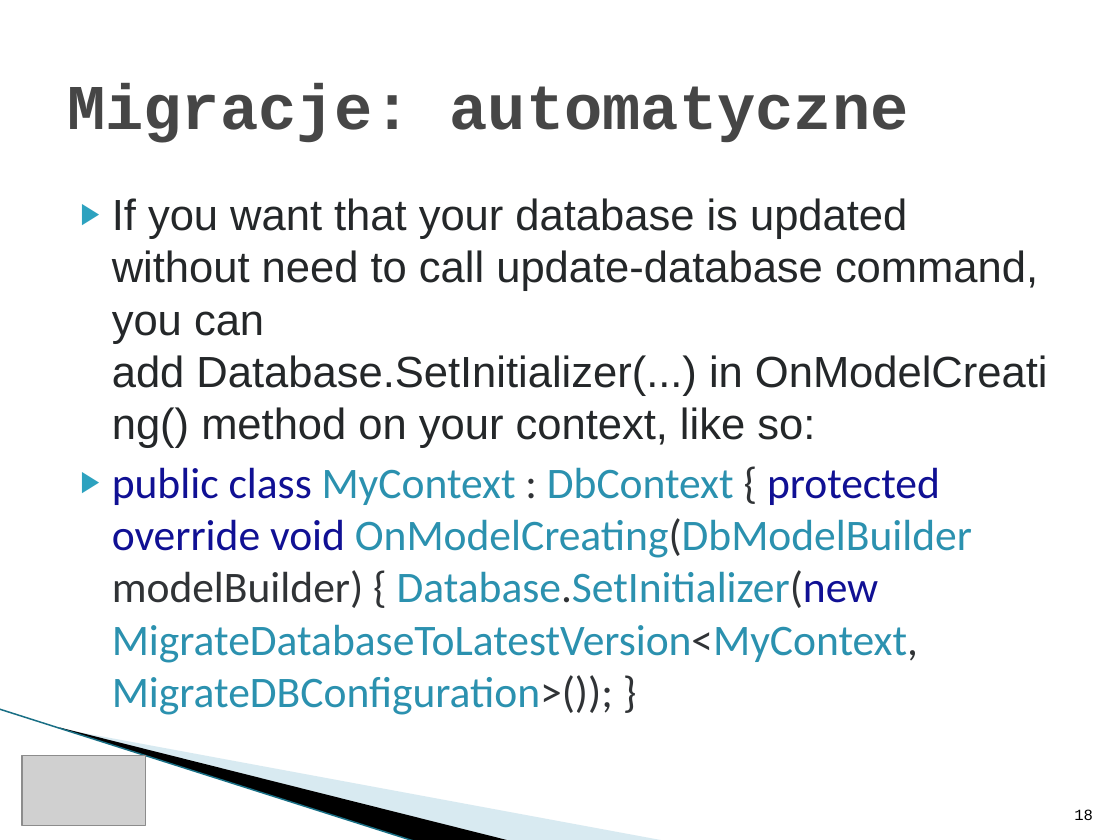
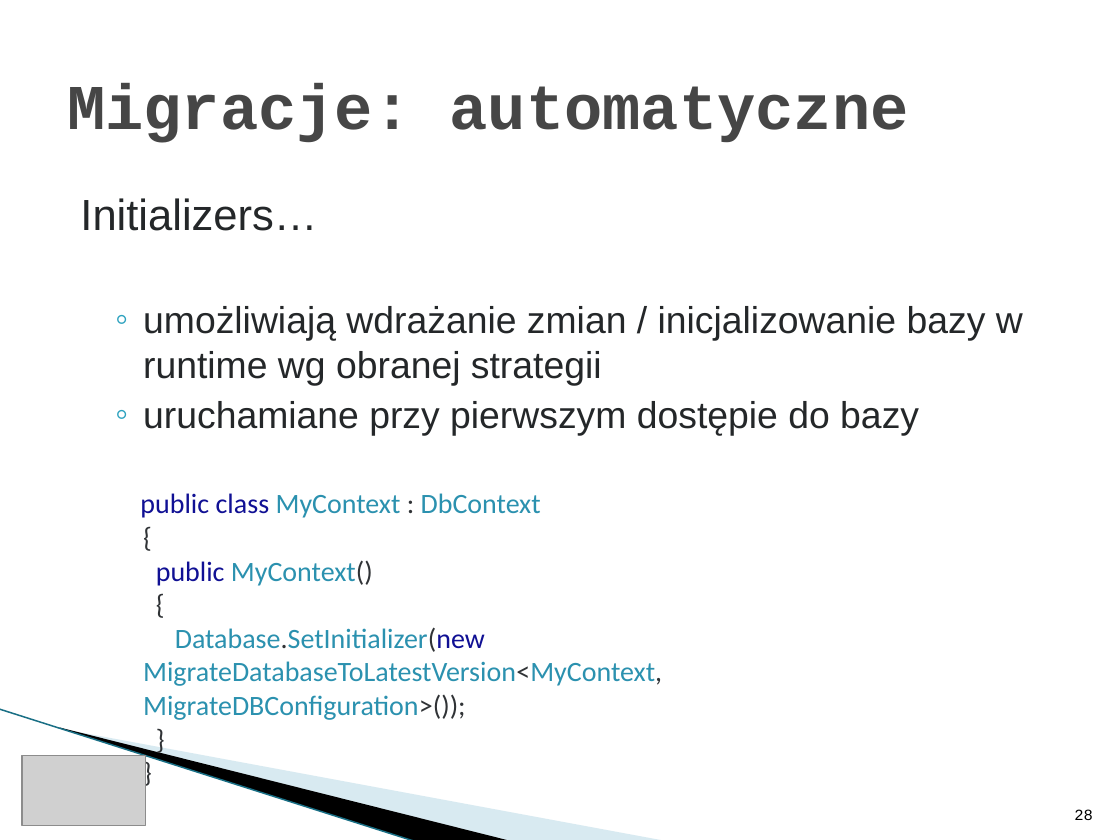
Before and after one commit to rwoszczyk/Training, a slide deck: slide 28 of ItKrd_EF.pptx (slide 18 before the commit). Drawn at 1120x840 pixels with LibreOffice and Linux fonts; fonts in the diff are those of the drawing; grey boxes stand for pictures; background and template pictures are left out. Boxes give left, top, right and bottom in pixels: in the first picture for what was removed or moved away, otherwise in the second. Text is boxed around its words. In the diff, an @@ line names an element or a change of style, - is before the commit and + after.

```diff
--- a/ItKrd_EF.pptx
+++ b/ItKrd_EF.pptx
@@ text at (80, 198, 1023, 720): text changed; size 28 to 18 pt @@
-▶ If you want that your database is updated without need to call update-database command, you can add Database.SetInitializer(...) in OnModelCreating() method on your context, like so:
-▶ public class MyContext : DbContext { protected override void OnModelCreating(DbModelBuilder modelBuilder) { Database.SetInitializer(new MigrateDatabaseToLatestVersion<MyContext, MigrateDBConfiguration>()); }
+Initializers…
+  ◦ umożliwiają wdrażanie zmian / inicjalizowanie bazy w runtime wg obranej strategii
+  ◦ uruchamiane przy pierwszym dostępie do bazy
+  public class MyContext : DbContext
+  {
+  public MyContext()
+  {
+  Database.SetInitializer(new MigrateDatabaseToLatestVersion<MyContext, MigrateDBConfiguration>());
+  }
+  }
@@ page number at (1074, 809, 1093, 820): text changed @@
-18
+28
```
Also in this commit, not shown: 1 other slide changed, 11 slides added, 8 other files.
